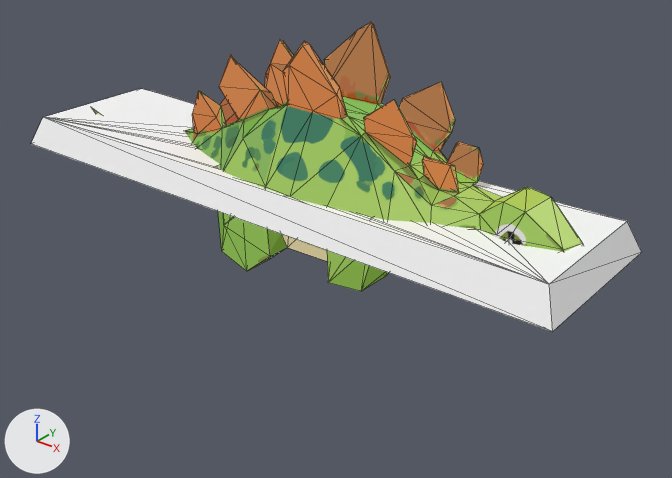
Before and after pictures for a commit that changed the glTF model public/models/stegosaurus/model.glb.
Both versions are drawn from a 50 mm camera at (0.924, -1.05, 0.589) aimed at (0.083, 0.001, -0.062). Every picture has the same lights, and +X, +Y and +Z are marked at lower left. The picture after the commit comes second. Mesh edges are drawn as thin lines. Vertices at exactly the same position are counted once.

In view in the first picture: 'Reduce_Flat'.
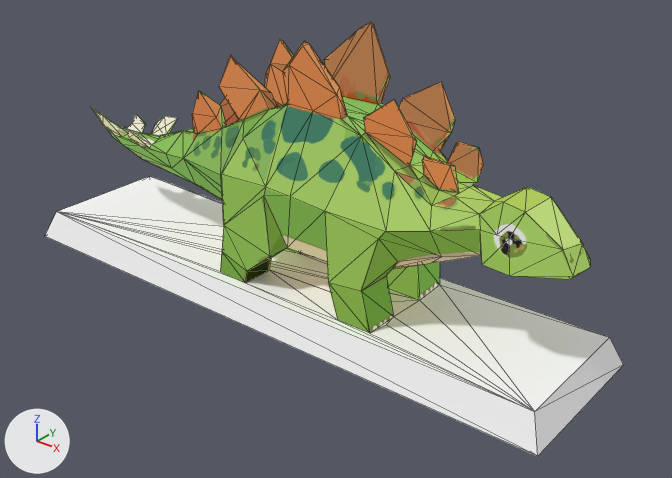
The newer file is also turned or shifted as a whole; pictures and numbers use the older file's frame.

The change in detail:
me_reduce_flat is used by ob_reduce_flat; location (0.0, 0.0, 0.0).
me_reduce_flat had 310 vertices, 628 faces and spanned x -0.524..0.526, y -0.136..0.135, z -0.113..0.274.
me_reduce_flat now has 310 vertices, 628 faces and spans x -0.524..0.526, y -0.136..0.135, z -0.188..0.274.
me_reduce_flat part 1: all 9 vertices in x 0.162..0.228, y -0.095..0.096, z 0.05 are moved by (0.0, 0.0, -0.188).
me_reduce_flat part 2: all 8 vertices in x -0.088..-0.024, y -0.097..0.097, z 0.05 are moved by (0.0, 0.0, -0.188).
me_reduce_flat part 3: all 4 vertices in x -0.524..-0.504, y -0.136..0.135, z 0.0..0.05 are moved by (0.0, 0.0, -0.188).
me_reduce_flat part 4: all 4 vertices in x 0.506..0.526, y -0.136..0.135, z 0.0..0.05 are moved by (0.0, 0.0, -0.188).

What differs and where, as boxes (x1, y1, x2, y2) in the pictures (672 x 478 px; the box of a moved part takes in the faces that stretch with it):
'Reduce_Flat', reshaped (40% taller)
    before: (31, 22, 642, 332)
    after: (45, 22, 624, 456)
part 1 of me_reduce_flat, moved or reshaped
    before: (328, 260, 365, 291)
    after: (329, 262, 440, 333)
part 2 of me_reduce_flat, moved or reshaped (mostly hidden before)
    before: (214, 164, 224, 249)
    after: (220, 248, 417, 320)
part 3 of me_reduce_flat, moved or reshaped
    before: (43, 88, 224, 171)
    after: (57, 176, 418, 300)
part 4 of me_reduce_flat, moved or reshaped
    before: (31, 89, 642, 332)
    after: (45, 177, 624, 456)
